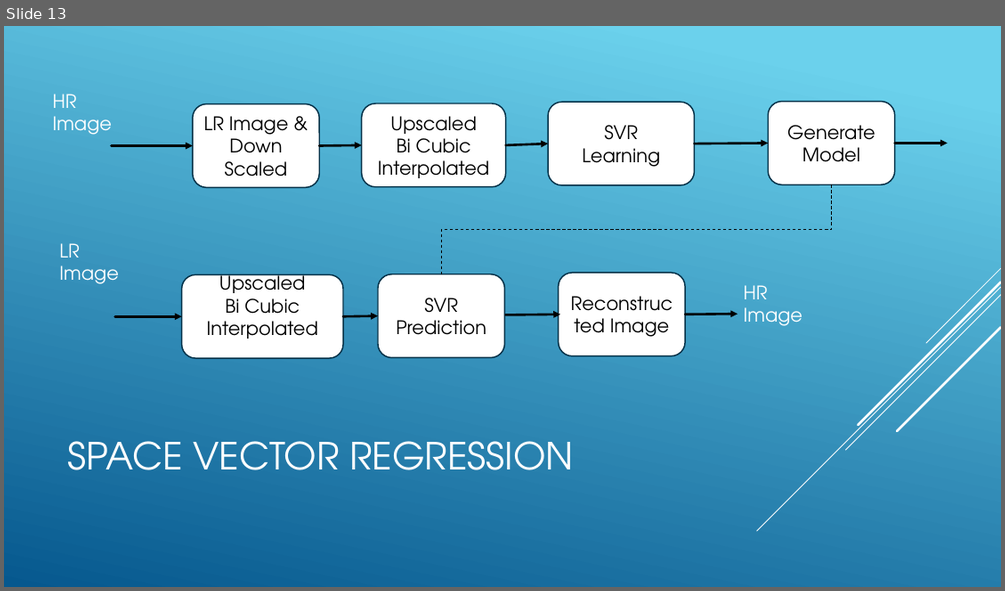
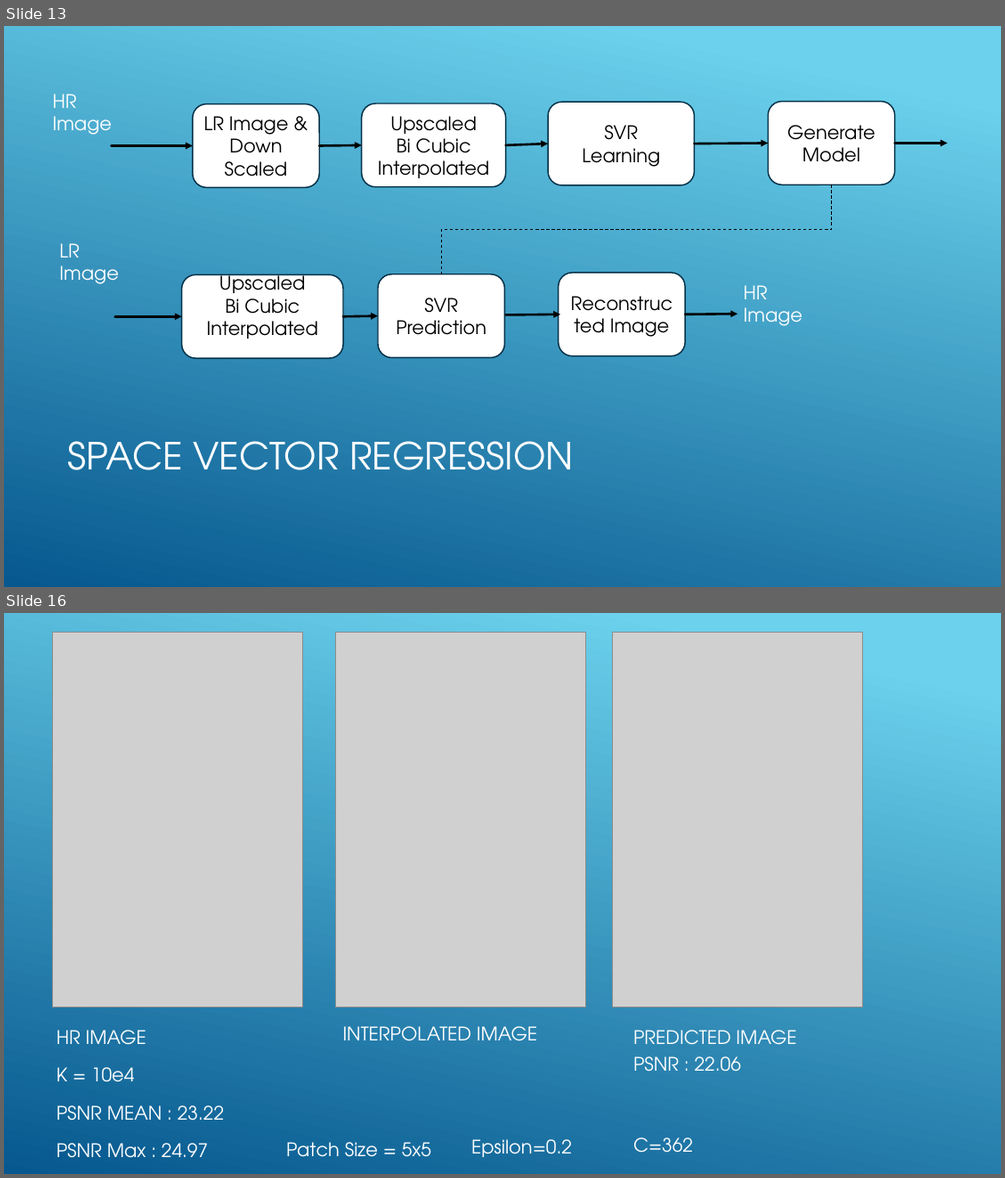
Before and after one commit to avinavsrivastava/iiih-super-resolution, a slide deck: ImageSuperResolution.pptx. Shown one above the other, each under a label of ours: slide 13 before the commit, slides 13 and 16 after it; the slides between them are not shown. The pictures are 1005x591 and 1005x1178 pixels, drawn with LibreOffice and Linux fonts; fonts in the diff are those of the drawing; grey boxes stand for pictures. Boxes give left, top, right and bottom in pixels: in the first picture for what was removed or moved away, otherwise in the second. Text is boxed around its words. In the diff, an @@ line names an element or a change of style, - is before the commit and + after.

```diff
--- a/ImageSuperResolution.pptx
+++ b/ImageSuperResolution.pptx
@@ slide 16 added at <box>4,613,1001,1174</box>, background gradient #6ED2EB to #06588E @@
@@ picture added at <box>53,633,302,1007</box> @@
@@ picture added at <box>335,633,585,1007</box> @@
@@ picture added at <box>613,633,863,1007</box> @@
@@ text added at <box>57,1030,146,1045</box>, 18 pt, text #FFFFFF @@
+HR IMAGE
@@ text added at <box>343,1026,537,1041</box>, 18 pt, text #FFFFFF @@
+INTERPOLATED IMAGE
@@ text added at <box>633,1030,796,1045</box>, 18 pt, text #FFFFFF @@
+PREDICTED IMAGE
@@ text added at <box>633,1056,741,1071</box>, 18 pt, text #FFFFFF @@
+PSNR : 22.06
@@ text added at <box>57,1067,135,1082</box>, 18 pt, text #FFFFFF @@
+K = 10e4
@@ text added at <box>57,1105,224,1120</box>, 18 pt, text #FFFFFF @@
+PSNR MEAN : 23.22
@@ text added at <box>57,1143,208,1158</box>, 18 pt, text #FFFFFF @@
+PSNR Max : 24.97
@@ text added at <box>286,1142,431,1157</box>, 18 pt, text #FFFFFF @@
+Patch Size = 5x5
@@ text added at <box>471,1139,572,1157</box>, 18 pt, text #FFFFFF @@
+Epsilon=0.2
@@ text added at <box>633,1137,693,1152</box>, 18 pt, text #FFFFFF @@
+C=362
@@ slide 13 changed as well @@
@@ group removed at <box>757,268,1001,531</box>: 5 lines @@
```
Also in this commit, not shown: 13 other slides changed, 2 other slides added, 2 slides removed.
